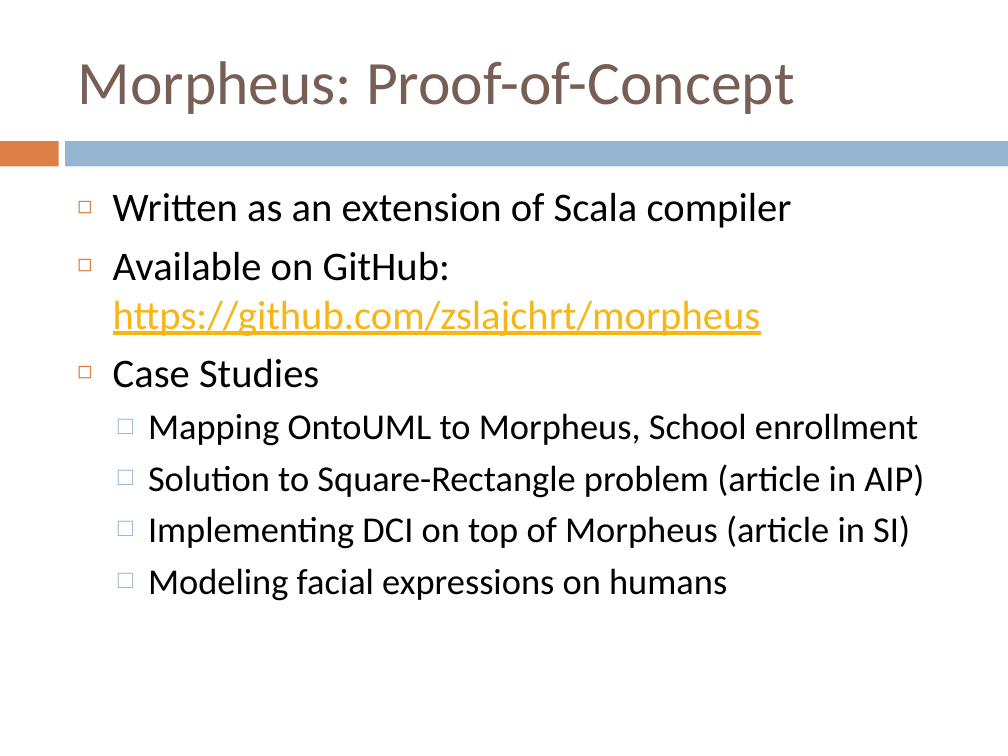
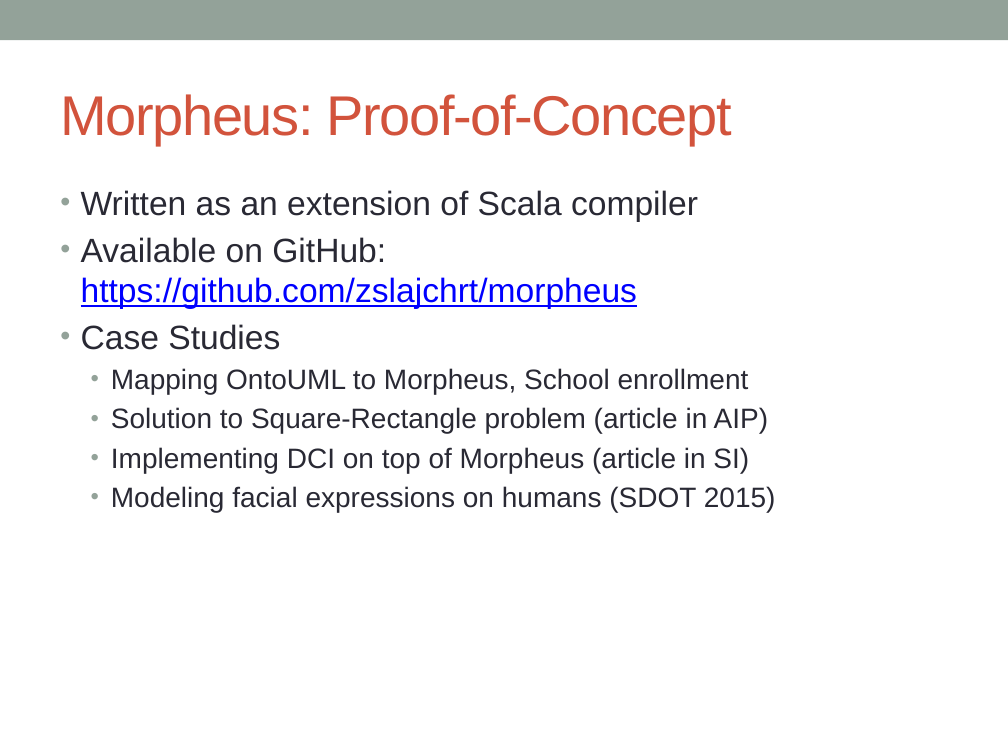
Before and after one commit to zslajchrt/morpheus, a slide deck: slide 17 of src/main/doc/thesis/mala/MalaObhajoba.pptx (slide 16 before the commit). Drawn at 1008x756 pixels with LibreOffice and Linux fonts; fonts in the diff are those of the drawing. Boxes give left, top, right and bottom in pixels: in the first picture for what was removed or moved away, otherwise in the second. Text is boxed around its words. In the diff, an @@ line names an element or a change of style, - is before the commit and + after.

```diff
--- a/src/main/doc/thesis/mala/MalaObhajoba.pptx
+++ b/src/main/doc/thesis/mala/MalaObhajoba.pptx
@@ rectangle added at box(0, 0, 1008, 40), fill #93A299 @@
@@ title "Morpheus: Proof-of-Concept": place and size @@
-title "Morpheus: Proof-of-Concept" at box(77, 61, 795, 114)
+title "Morpheus: Proof-of-Concept" at box(60, 94, 731, 145)
@@ title "Morpheus: Proof-of-Concept" at box(60, 94, 731, 145): size 44 to 40 pt, font Calibri to Arial, text colour #775F55 to #D2533C, letter spacing 0 to -1 pt @@
@@ rectangle removed at box(0, 141, 58, 166) @@
@@ rectangle removed at box(66, 141, 1008, 166) @@
@@ text "Written as an extension of ...": place and size @@
-text "Written as an extension of ..." at box(113, 192, 924, 601)
+text "Written as an extension of ..." at box(81, 190, 776, 512)
@@ text at box(81, 190, 768, 473): size 29 to 24 pt in "Written as an extension of Scala compiler", "Available on GitHub: https://github.com/zslajchrt/morpheus", "Case Studies"; font Calibri to Arial in "Written as an extension of Scala compiler", "Available on GitHub: https://github.com/zslajchrt/morpheus", "Case Studies", "Mapping OntoUML to Morpheus, School enrollment" and 2 more places; text colour #000000 to #292934 in "Written as an extension of Scala compiler", "Available on GitHub:", "Case Studies", "Mapping OntoUML to Morpheus, School enrollment" and 2 more places; text colour #F7B615 to #0000FF in "https://github.com/zslajchrt/morpheus"; size 26 to 20 pt in "Mapping OntoUML to Morpheus, School enrollment", "Solution to Square-Rectangle problem (article in AIP)", "Implementing DCI on top of Morpheus (article ..."; bullet ◻ to •; less space between paragraphs; bullet colour #DD8047 to #93A299; bullet □ to •; bullet colour #94B6D2 to #93A299 @@
@@ text at box(111, 486, 776, 512): text changed; size 26 to 20 pt; font Calibri to Arial; text colour #000000 to #292934 @@
-  □ Modeling facial expressions on humans
+  • Modeling facial expressions on humans (SDOT 2015)
```
Also in this commit, not shown: 14 other slides changed, 4 slides added, 3 slides removed.
